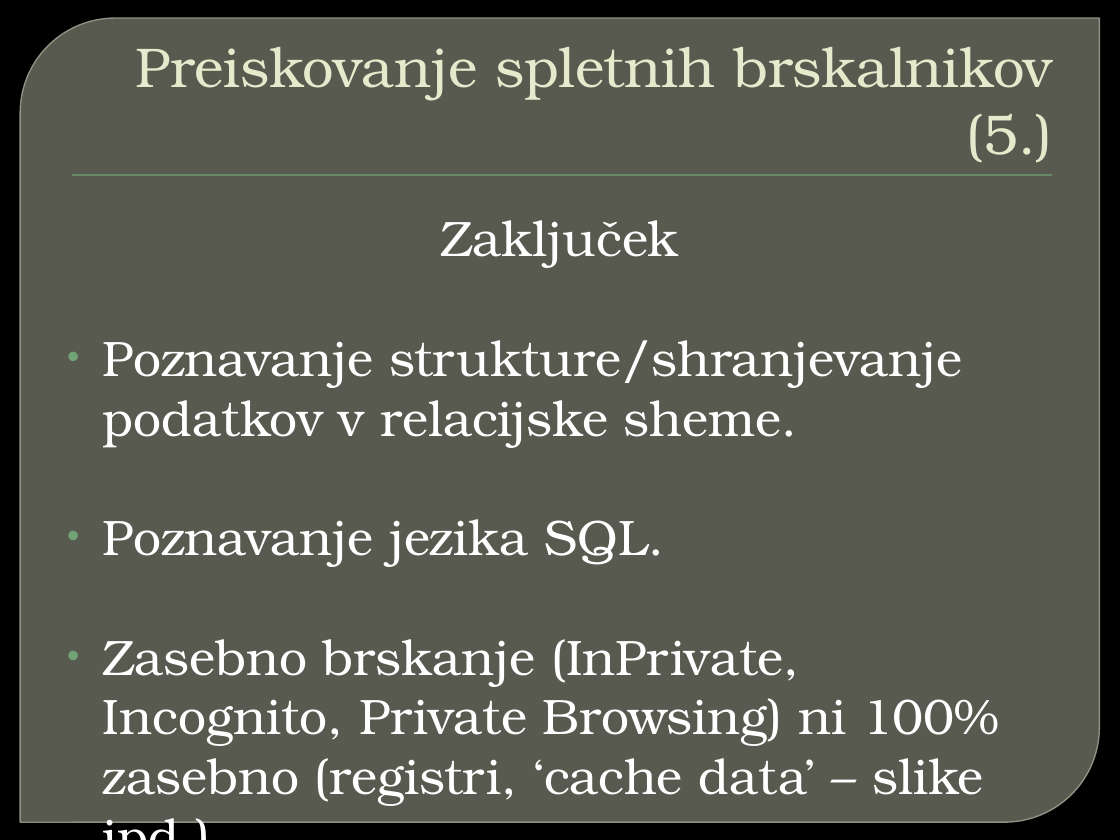
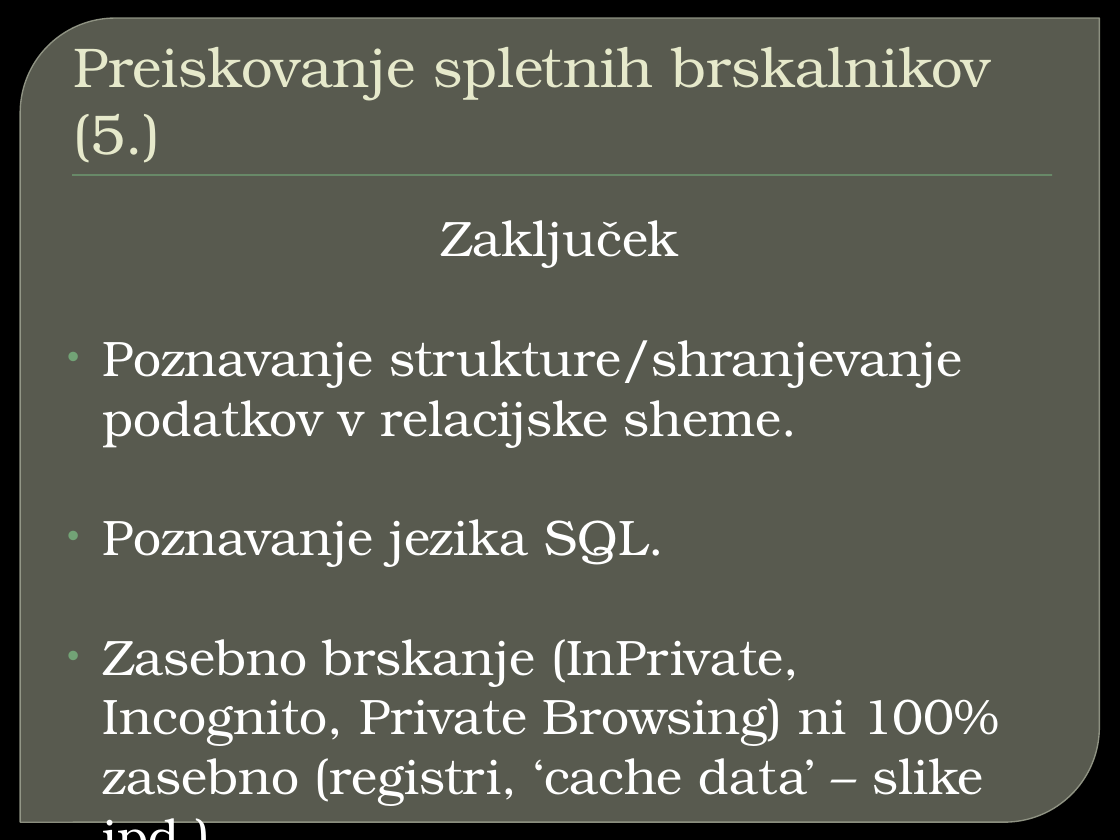
Before and after one commit to primus11/Digital-forensics, a slide deck: slide 22 of Forenzicna_analiza_OS_Linux.pptx (slide 7 before the commit). Drawn at 1120x840 pixels with LibreOffice and Linux fonts; fonts in the diff are those of the drawing; background and template pictures are left out. Boxes give left, top, right and bottom in pixels: in the first picture for what was removed or moved away, otherwise in the second. Text is boxed around its words. In the diff, an @@ line names an element or a change of style, - is before the commit and + after.

```diff
--- a/Forenzicna_analiza_OS_Linux.pptx
+++ b/Forenzicna_analiza_OS_Linux.pptx
@@ title "Preiskovanje spletnih brskalnikov (5.)" at (x1=74, y1=47, x2=991, y2=163): alignment right to left @@
```
Also in this commit, not shown: 15 other slides changed, 6 slides added, 1 other file.
